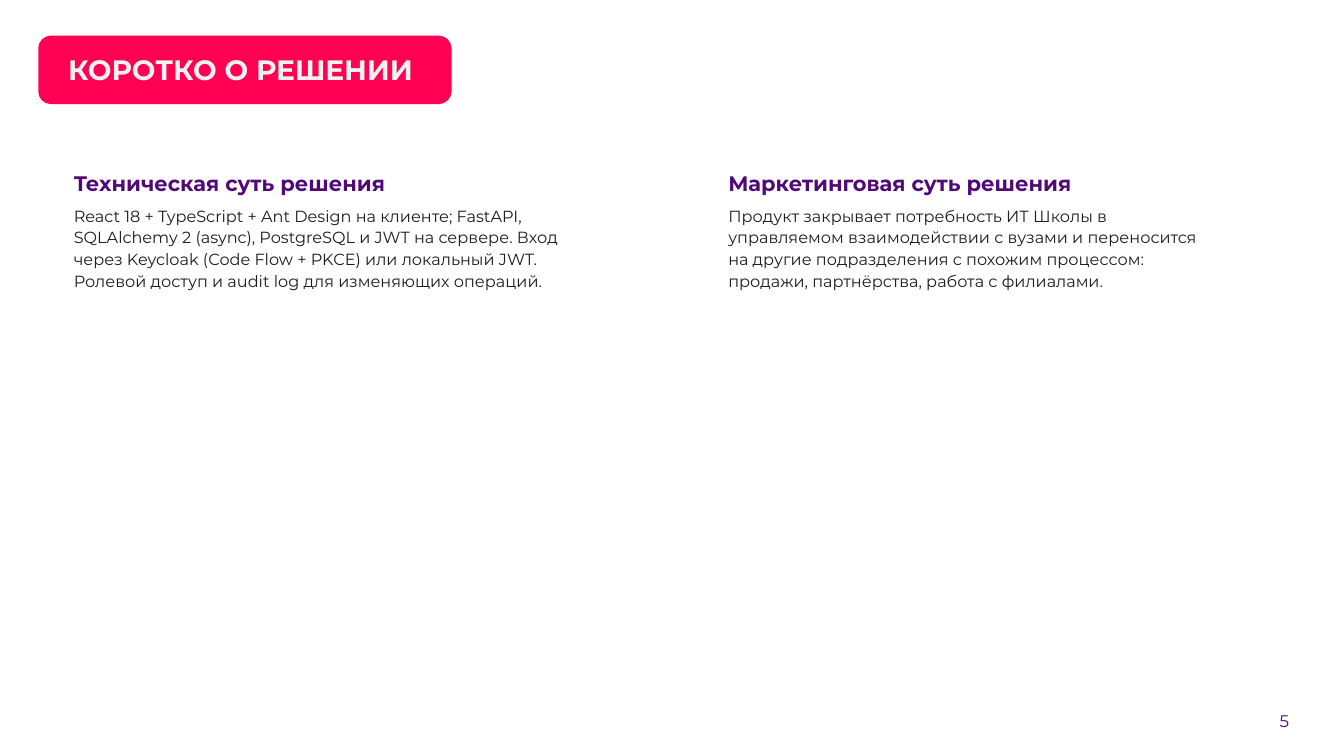
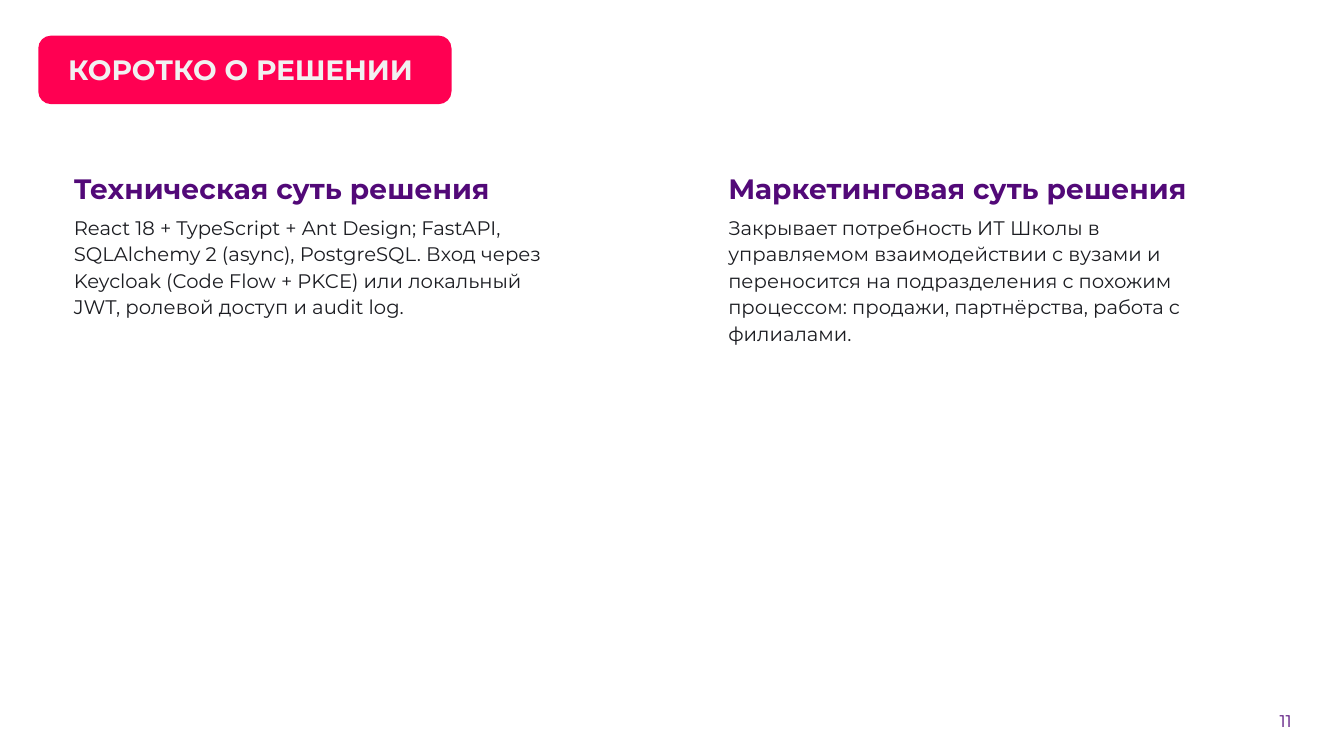
Before and after one commit to Pavel1778/rtk-crm, a slide deck: slide 11 of docs/presentation/RTK-CRM-LCT2026.pptx (slide 5 before the commit). Drawn at 1344x756 pixels with LibreOffice and Linux fonts; fonts in the diff are those of the drawing; background and template pictures are left out. Boxes give left, top, right and bottom in pixels: in the first picture for what was removed or moved away, otherwise in the second. Text is boxed around its words. In the diff, an @@ line names an element or a change of style, - is before the commit and + after.

```diff
--- a/docs/presentation/RTK-CRM-LCT2026.pptx
+++ b/docs/presentation/RTK-CRM-LCT2026.pptx
@@ text at box(74, 179, 490, 205): size 15 to 20 pt in "Техническая суть решения" @@
@@ text at box(728, 179, 1187, 205): size 15 to 20 pt in "Маркетинговая суть решения" @@
@@ text at box(74, 220, 541, 318): text changed; size 11.5 to 14 pt @@
-React 18 + TypeScript + Ant Design на клиенте; FastAPI, SQLAlchemy 2 (async), PostgreSQL и JWT на сервере. Вход через Keycloak (Code Flow + PKCE) или локальный JWT. Ролевой доступ и audit log для изменяющих операций.
+React 18 + TypeScript + Ant Design; FastAPI, SQLAlchemy 2 (async), PostgreSQL. Вход через Keycloak (Code Flow + PKCE) или локальный JWT, ролевой доступ и audit log.
@@ text at box(728, 220, 1180, 345): text changed; size 11.5 to 14 pt @@
-Продукт закрывает потребность ИТ Школы в управляемом взаимодействии с вузами и переносится на другие подразделения с похожим процессом: продажи, партнёрства, работа с филиалами.
+Закрывает потребность ИТ Школы в управляемом взаимодействии с вузами и переносится на подразделения с похожим процессом: продажи, партнёрства, работа с филиалами.
@@ text at box(1280, 715, 1292, 727): text changed @@
-5
+11
```
Also in this commit, not shown: 10 other slides changed, 12 other files.
